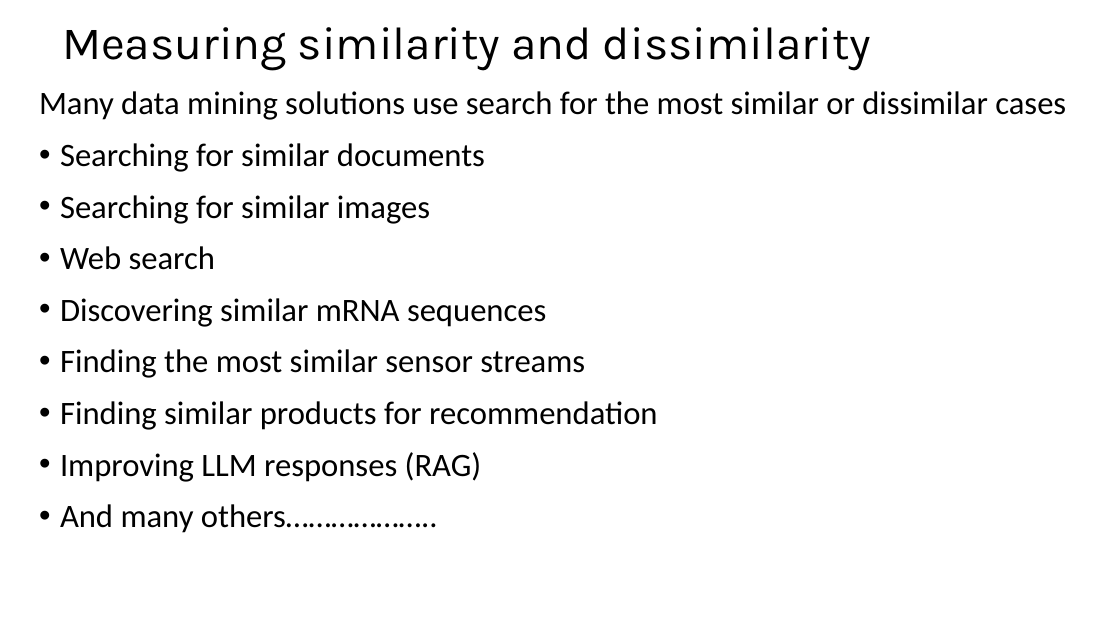
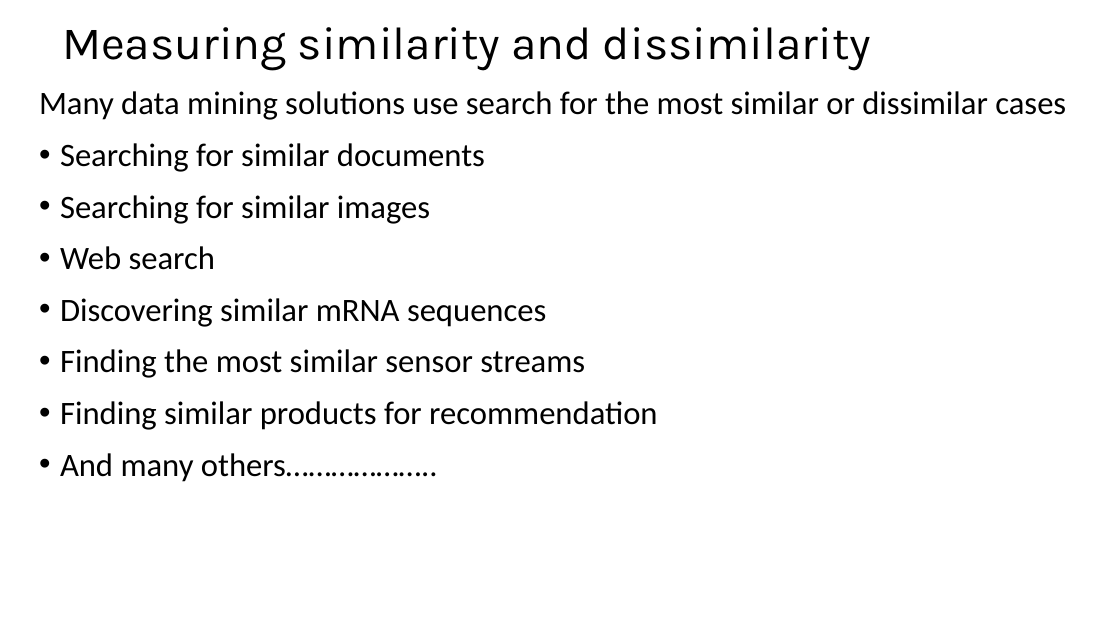
Before and after one commit to harelgabainew/school1, a slide deck: slide 3 of slides/4_DistanceAndSimilarityMeasures.pptx. Drawn at 1120x630 pixels with LibreOffice and Linux fonts; fonts in the diff are those of the drawing. Boxes give left, top, right and bottom in pixels: in the first picture for what was removed or moved away, otherwise in the second. Text is boxed around its words. In the diff, an @@ line names an element or a change of style, - is before the commit and + after.

```diff
--- a/slides/4_DistanceAndSimilarityMeasures.pptx
+++ b/slides/4_DistanceAndSimilarityMeasures.pptx
@@ text at bbox=[60, 452, 482, 482]: paragraph removed @@
-• Improving LLM responses (RAG)
```
Also in this commit, not shown: 7 other slides changed.
